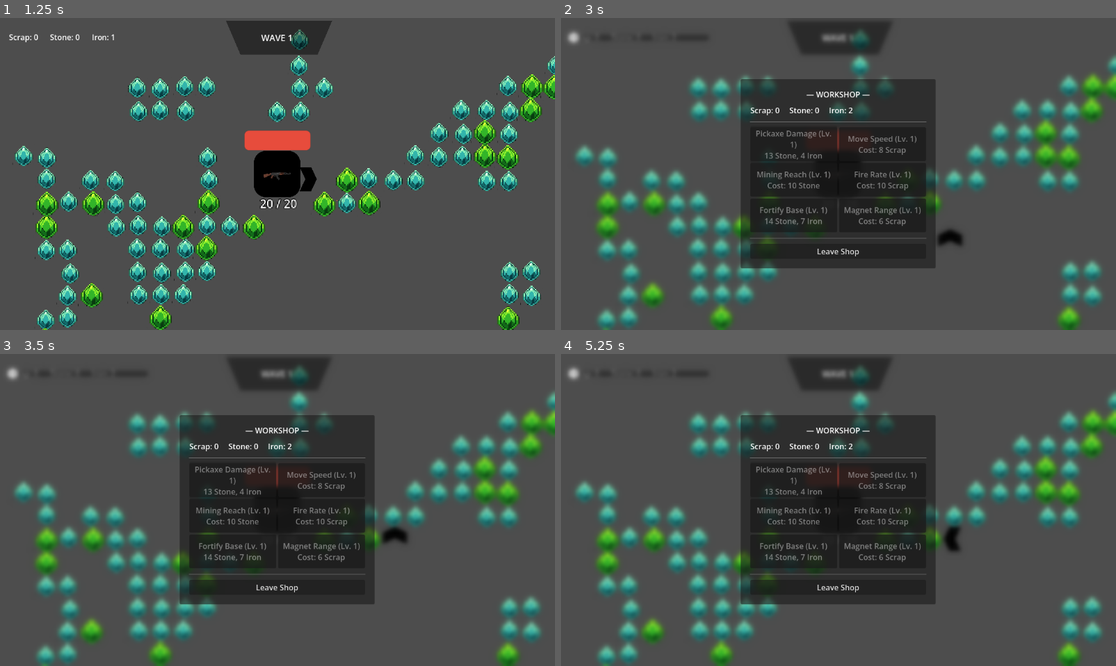
Above: before the commit, frames 1-4 (two rows, left to right).
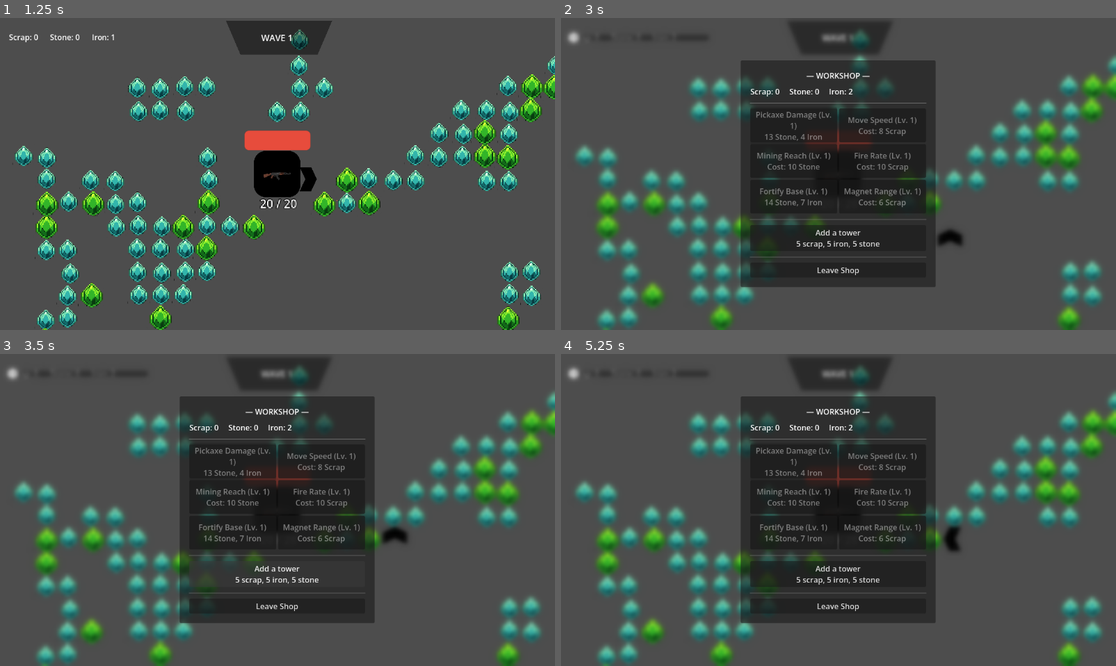
Above: after the commit, the same moments.

Repository: GamerKT4/j-ust-a-nyth-in-g
Game: Godot game, scene res://Scenes/Main/main.tscn
Two runs of this game, one before a commit and one after it. Both use one fixed random seed, a clock stepped at 60 frames per second and the inputs below.
Inputs (mouse positions are in pixels of both pictures, inside the frame that each line leads up to):
- Up to frame 1 (1.25 s): tap Enter at 0.5 s; move the mouse to (399, 158) at 0.52 s; hold D (move_right) from 0.53 s (still down); click (399, 158) at 0.6 s
- Up to frame 2 (3 s): move the mouse to (727, 189) at 1.27 s; release D (move_right) at 1.28 s; hold S (move_down) 1.28-2.03 s; tap Q (dev_key) at 1.35 s; click (727, 189) at 1.55 s; move the mouse to (894, 105) at 2.02 s; hold D (move_right) 2.03-2.78 s; click (894, 105) at 2.1 s; move the mouse to (810, 236) at 2.77 s; hold W (move_up) from 2.78 s (still down); tap B at 2.85 s
- Up to frame 3 (3.5 s): keep holding W (move_up); click (249, 572) at 3.05 s
- Up to frame 4 (5.25 s): release W (move_up) at 3.5 s; click (838, 575) at 3.5 s, where only the run after the commit has a clickable "Add a tower 5 scrap, 5 iron, …"; click "Leave Shop" at 4.25 s; tap Space at 5 s; move the mouse to (1005, 556) at 5.02 s; hold A (move_left) from 5.03 s (still down); tap Tab at 5.1 s

Frame 1 is identical in both runs. In frame 2, 7.8% of the frame differs, in the area x 32-68%, y 13-87%; in frame 3, 7.8%; in frame 4, 7.8%.

Commit message:
Now you can buy towers
Just click buy tower in shop and then left click in main world where you want it to go -  just for the low low price of 5 of everything!

Diff:
--- /dev/null
+++ b/Scenes/House/gun.tscn
@@ -0,0 +1,28 @@
+[gd_scene format=3 uid="uid://cckhik1cvr2n"]
+
+[ext_resource type="Script" uid="uid://d2qdvafwkdsj3" path="res://Scripts/House/gun.gd" id="1_00b3k"]
+
+[sub_resource type="CircleShape2D" id="CircleShape2D_iqtyj"]
+radius = 130.0
+
+[node name="Gun" type="Node2D" unique_id=1112238162]
+script = ExtResource("1_00b3k")
+
+[node name="Range" type="Area2D" parent="." unique_id=1102646953]
+collision_layer = 2
+
+[node name="CollisionShape2D" type="CollisionShape2D" parent="Range" unique_id=112290377]
+shape = SubResource("CircleShape2D_iqtyj")
+debug_color = Color(0.75138354, 0.19930798, 0.99999994, 0.41960785)
+
+[node name="Cooldown" type="Timer" parent="." unique_id=131447382]
+process_callback = 0
+one_shot = true
+
+[node name="Reload" type="Timer" parent="." unique_id=1009326588]
+wait_time = 5.0
+one_shot = true
+
+[connection signal="body_entered" from="Range" to="." method="_on_body_entered_in_range"]
+[connection signal="timeout" from="Cooldown" to="." method="_on_cooldown_timeout"]
+[connection signal="timeout" from="Reload" to="." method="_on_reload_timeout"]
--- a/Scenes/House/house.tscn
+++ b/Scenes/House/house.tscn
@@ -3,14 +3,11 @@
 [ext_resource type="Script" uid="uid://cvbthhdl3gv2a" path="res://Scripts/House/house.gd" id="1_n87ef"]
 [ext_resource type="Texture2D" uid="uid://n753ogkurule" path="res://Assets/Environment/House.png" id="1_okrnj"]
 [ext_resource type="Texture2D" uid="uid://jvrck1g4ornm" path="res://Assets/Environment/AK 47 [96x48].png" id="3_3jr7h"]
-[ext_resource type="Script" uid="uid://d2qdvafwkdsj3" path="res://Scripts/House/gun.gd" id="3_iqtyj"]
+[ext_resource type="PackedScene" uid="uid://cckhik1cvr2n" path="res://Scenes/House/gun.tscn" id="3_n67ul"]
 [ext_resource type="Script" uid="uid://10ydrpt5ko70" path="res://Scripts/UI/ammo_label.gd" id="5_xi0mm"]
 
 [sub_resource type="CircleShape2D" id="CircleShape2D_n87ef"]
 radius = 26.019224
-
-[sub_resource type="CircleShape2D" id="CircleShape2D_iqtyj"]
-radius = 130.0
 
 [sub_resource type="LabelSettings" id="LabelSettings_iqtyj"]
 outline_size = 4
@@ -29,29 +26,13 @@
 [node name="CollisionShape2D" type="CollisionShape2D" parent="Area2D" unique_id=468479169]
 shape = SubResource("CircleShape2D_n87ef")
 
-[node name="Gun" type="Node2D" parent="." unique_id=1513882865]
+[node name="Gun" parent="." unique_id=1112238162 instance=ExtResource("3_n67ul")]
 position = Vector2(2, 0)
-script = ExtResource("3_iqtyj")
 
-[node name="Sprite2D" type="Sprite2D" parent="Gun" unique_id=1575357647]
+[node name="Sprite2D" type="Sprite2D" parent="Gun" unique_id=1650850031]
 position = Vector2(1.5, 7)
 scale = Vector2(0.5, 0.5)
 texture = ExtResource("3_3jr7h")
-
-[node name="Range" type="Area2D" parent="Gun" unique_id=1615155143]
-collision_layer = 2
-
-[node name="CollisionShape2D" type="CollisionShape2D" parent="Gun/Range" unique_id=1898528827]
-shape = SubResource("CircleShape2D_iqtyj")
-debug_color = Color(0.75138354, 0.19930798, 0.99999994, 0.41960785)
-
-[node name="Cooldown" type="Timer" parent="Gun" unique_id=626710634]
-process_callback = 0
-one_shot = true
-
-[node name="Reload" type="Timer" parent="Gun" unique_id=1956145467]
-wait_time = 5.0
-one_shot = true
 
 [node name="Ammo label" type="Label" parent="." unique_id=636432421]
 z_index = 100
@@ -66,6 +47,3 @@
 script = ExtResource("5_xi0mm")
 
 [connection signal="body_entered" from="Area2D" to="." method="_on_area_2d_body_entered"]
-[connection signal="body_entered" from="Gun/Range" to="Gun" method="_on_body_entered_in_range"]
-[connection signal="timeout" from="Gun/Cooldown" to="Gun" method="_on_cooldown_timeout"]
-[connection signal="timeout" from="Gun/Reload" to="Gun" method="_on_reload_timeout"]
--- a/Scenes/Main/main.tscn
+++ b/Scenes/Main/main.tscn
@@ -10,6 +10,7 @@
 [ext_resource type="PackedScene" uid="uid://cwrvy25ayfm7w" path="res://Scenes/UI/HUD.tscn" id="8_344ge"]
 [ext_resource type="Texture2D" uid="uid://dqttqf2lj8sq2" path="res://Assets/Environment/gem.webp" id="8_hptm8"]
 [ext_resource type="PackedScene" uid="uid://ua1p02nr0ax1" path="res://Scenes/UI/DevEndingCutscene.tscn" id="10_imbg2"]
+[ext_resource type="Script" uid="uid://dvqxu7glxfgug" path="res://Scripts/Main/towers.gd" id="11_hfg1r"]
 
 [sub_resource type="StyleBoxFlat" id="StyleBoxFlat_jjvhh"]
 bg_color = Color(0.101960786, 0.101960786, 0.101960786, 0.48235294)
@@ -118,5 +119,10 @@
 [node name="HUD" parent="." unique_id=1659513494 instance=ExtResource("8_344ge")]
 
 [node name="DevEndingCutscene" parent="." unique_id=2093965859 instance=ExtResource("10_imbg2")]
+visible = false
+
+[node name="Towers" type="Node2D" parent="." unique_id=837831122]
+unique_name_in_owner = true
+script = ExtResource("11_hfg1r")
 
 [connection signal="game_over_triggered" from="World/house" to="." method="_on_house_game_over_triggered"]
--- /dev/null
+++ b/Scenes/Towers/machine_gun_tower.tscn
@@ -0,0 +1,18 @@
+[gd_scene format=3 uid="uid://bgkc2c3kwvu26"]
+
+[ext_resource type="Texture2D" uid="uid://jkcg71vwdirb" path="res://Assets/Towers/MachineGunTower.png" id="1_ebt7f"]
+[ext_resource type="PackedScene" uid="uid://cckhik1cvr2n" path="res://Scenes/House/gun.tscn" id="1_onujg"]
+[ext_resource type="Texture2D" uid="uid://de6wsssx3hgtf" path="res://Assets/Towers/Untitled.png" id="2_q10tl"]
+
+[node name="MachineGunTower" type="Node2D" unique_id=360612464]
+
+[node name="Gun" parent="." unique_id=1112238162 instance=ExtResource("1_onujg")]
+
+[node name="Gun" type="Sprite2D" parent="Gun" unique_id=2126962999]
+position = Vector2(5, 3)
+texture = ExtResource("1_ebt7f")
+
+[node name="Base" type="Sprite2D" parent="." unique_id=964874148]
+z_index = -10
+position = Vector2(3, -2)
+texture = ExtResource("2_q10tl")
--- a/Scenes/UI/ShopMenu.tscn
+++ b/Scenes/UI/ShopMenu.tscn
@@ -1,13 +1,13 @@
 [gd_scene format=3 uid="uid://ch3sgoninuuuw"]
 
-[ext_resource type="Script" uid="uid://dhtd1g0tbgrex" path="res://Scripts/shop_menu.gd" id="1_1ifay"]
+[ext_resource type="Script" uid="uid://dhtd1g0tbgrex" path="res://Scripts/UI/shop_menu.gd" id="1_1ifay"]
 [ext_resource type="Shader" uid="uid://217n7piwipni" path="res://Assets/PauseMenu.gdshader" id="2_rak5t"]
 
 [sub_resource type="ShaderMaterial" id="ShaderMaterial_sfkt0"]
 shader = ExtResource("2_rak5t")
 shader_parameter/blur_amount = 2.5
 
-[node name="ShopMenu" type="CanvasLayer" unique_id=1720833697 node_paths=PackedStringArray("scrap_label", "stone_label", "iron_label", "gun_btn", "speed_btn", "magnet_btn", "pickaxe_btn", "reach_btn", "house_btn", "close_btn")]
+[node name="ShopMenu" type="CanvasLayer" unique_id=1720833697 node_paths=PackedStringArray("scrap_label", "stone_label", "iron_label", "gun_btn", "speed_btn", "magnet_btn", "pickaxe_btn", "reach_btn", "house_btn", "tower_btn", "close_btn")]
 process_mode = 3
 script = ExtResource("1_1ifay")
 scrap_label = NodePath("Background/CenterContainer/PanelContainer/MarginContainer/VBoxContainer/ResourceBar/ScrapCount")
@@ -19,6 +19,7 @@
 pickaxe_btn = NodePath("Background/CenterContainer/PanelContainer/MarginContainer/VBoxContainer/UpgradeGrid/UpgradeCard_Pickaxe/BuyButton")
 reach_btn = NodePath("Background/CenterContainer/PanelContainer/MarginContainer/VBoxContainer/UpgradeGrid/UpgradeCard_Reach/BuyButton")
 house_btn = NodePath("Background/CenterContainer/PanelContainer/MarginContainer/VBoxContainer/UpgradeGrid/UpgradeCard_House/BuyButton")
+tower_btn = NodePath("Background/CenterContainer/PanelContainer/MarginContainer/VBoxContainer/NewTowerButton")
 close_btn = NodePath("Background/CenterContainer/PanelContainer/MarginContainer/VBoxContainer/CloseButton")
 
 [node name="Background" type="ColorRect" parent="." unique_id=1465358272]
@@ -163,6 +164,15 @@
 [node name="HSeparator2" type="HSeparator" parent="Background/CenterContainer/PanelContainer/MarginContainer/VBoxContainer" unique_id=368006377]
 layout_mode = 2
 
+[node name="NewTowerButton" type="Button" parent="Background/CenterContainer/PanelContainer/MarginContainer/VBoxContainer" unique_id=1615771088]
+custom_minimum_size = Vector2(0, 50)
+layout_mode = 2
+text = "Add a tower
+5 scrap, 5 iron, 5 stone"
+
+[node name="HSeparator3" type="HSeparator" parent="Background/CenterContainer/PanelContainer/MarginContainer/VBoxContainer" unique_id=641053663]
+layout_mode = 2
+
 [node name="CloseButton" type="Button" parent="Background/CenterContainer/PanelContainer/MarginContainer/VBoxContainer" unique_id=2145016114]
 layout_mode = 2
 text = "Leave Shop
--- a/Scripts/House/gun.gd
+++ b/Scripts/House/gun.gd
@@ -35,7 +35,7 @@
 
 	reload.one_shot = true
 	reload.wait_time = reload_time
-	if not reload.timeout.is_connected(_on_reload_timeout):
+	if reload.timeout and not reload.timeout.is_connected(_on_reload_timeout):
 		reload.timeout.connect(_on_reload_timeout)
 
 	if Variables.has_signal("upgrades_updated"):
@@ -49,12 +49,11 @@
 	cooldown.wait_time = Variables.gun_cooldown
 
 
-func _process(delta: float) -> void:
+func _physics_process(delta: float) -> void:
 	threat_timer = calm_delay if is_any_bug_on_screen() else maxf(0.0, threat_timer - delta)
 
 	if gun_is_cool and ammo > 0 and not is_reloading:
 		try_to_shoot()
-
 
 func try_to_shoot() -> void:
 	var bodies = attack_range.get_overlapping_bodies()
--- /dev/null
+++ b/Scripts/Main/towers.gd
@@ -0,0 +1,32 @@
+extends Node2D
+
+var machine_gun_tower = preload("res://Scenes/Towers/machine_gun_tower.tscn")
+@onready var shop_menu: CanvasLayer = $"../ShopMenu"
+
+var is_tower_placed: bool = true
+var gun_tower: Node2D
+
+func on_tower_purchased():
+	var stone = Variables.inventory.get("stone", 0)
+	var scrap = Variables.inventory.get("scrap", 0)
+	var iron = Variables.inventory.get("iron", 0)
+
+	if stone >= 5 and iron >= 5 and scrap >= 5:
+		Variables.spend_resource("stone", 5)
+		Variables.spend_resource("scrap", 5)
+		Variables.spend_resource("iron", 5)
+	else:
+		return
+
+	gun_tower = machine_gun_tower.instantiate()
+	shop_menu.visible = false
+	is_tower_placed = false
+
+func _physics_process(_delta):
+	if Input.is_action_just_pressed("left_mouse_button") and is_tower_placed == false and shop_menu.visible == false:
+		is_tower_placed = true
+		var tower_position = get_global_mouse_position()
+		add_child(gun_tower)
+		gun_tower.position = tower_position
+		get_tree().paused = false
+		print("Tower placed.")
--- a/Scripts/UI/shop_menu.gd
+++ b/Scripts/UI/shop_menu.gd
@@ -1,4 +1,6 @@
 extends CanvasLayer
+
+@onready var towers: Node2D = %Towers
 
 # --- WALLET LABELS ---
 @export var scrap_label: Label
@@ -12,6 +14,7 @@
 @export var pickaxe_btn: Button
 @export var reach_btn: Button
 @export var house_btn: Button
+@export var tower_btn: Button
 
 # --- CONTROLS ---
 @export var close_btn: Button
@@ -37,6 +40,8 @@
 		reach_btn.pressed.connect(Variables.upgrade_reach)
 	if house_btn and not house_btn.pressed.is_connected(Variables.upgrade_house):
 		house_btn.pressed.connect(Variables.upgrade_house)
+	if tower_btn and not tower_btn.pressed.is_connected(towers.on_tower_purchased):
+		tower_btn.pressed.connect(towers.on_tower_purchased)
 
 	# React to Resource & Upgrade Updates
 	if Variables.has_signal("resource_updated"):
--- a/project.godot
+++ b/project.godot
@@ -69,6 +69,16 @@
 "events": [Object(InputEventKey,"resource_local_to_scene":false,"resource_name":"","device":-1,"window_id":0,"alt_press …(192 unchanged characters)…
 ]
 }
+right_mouse_button={
+"deadzone": 0.2,
+"events": [Object(InputEventMouseButton,"resource_local_to_scene":false,"resource_name":"","device":-1,"window_id":0,"alt_pressed":false,"shift_pressed":false,"ctrl_pressed":false,"meta_pressed":false,"button_mask":2,"position":Vector2(273, 17),"global_position":Vector2(285, 77),"factor":1.0,"button_index":2,"canceled":false,"pressed":true,"double_click":false,"script":null)
+]
+}
+left_mouse_button={
+"deadzone": 0.2,
+"events": [Object(InputEventMouseButton,"resource_local_to_scene":false,"resource_name":"","device":-1,"window_id":0,"alt_pressed":false,"shift_pressed":false,"ctrl_pressed":false,"meta_pressed":false,"button_mask":1,"position":Vector2(318, 13),"global_position":Vector2(330, 73),"factor":1.0,"button_index":1,"canceled":false,"pressed":true,"double_click":false,"script":null)
+]
+}
 
 [physics]
 
Not shown, changed: Assets/IDEAS. GOOD IDEAS.txt
Binary file added: Assets/Towers/MachineGunTower.png
Not shown, added: Assets/Towers/MachineGunTower.png.import
Binary file added: Assets/Towers/Untitled.png
Not shown, added: Assets/Towers/Untitled.png.import
Not shown, added: Scripts/Main/towers.gd.uid
Renamed: Scripts/variables.gd -> Scripts/autoloads/variables.gd
Renamed: Scripts/variables.gd.uid -> Scripts/autoloads/variables.gd.uid
